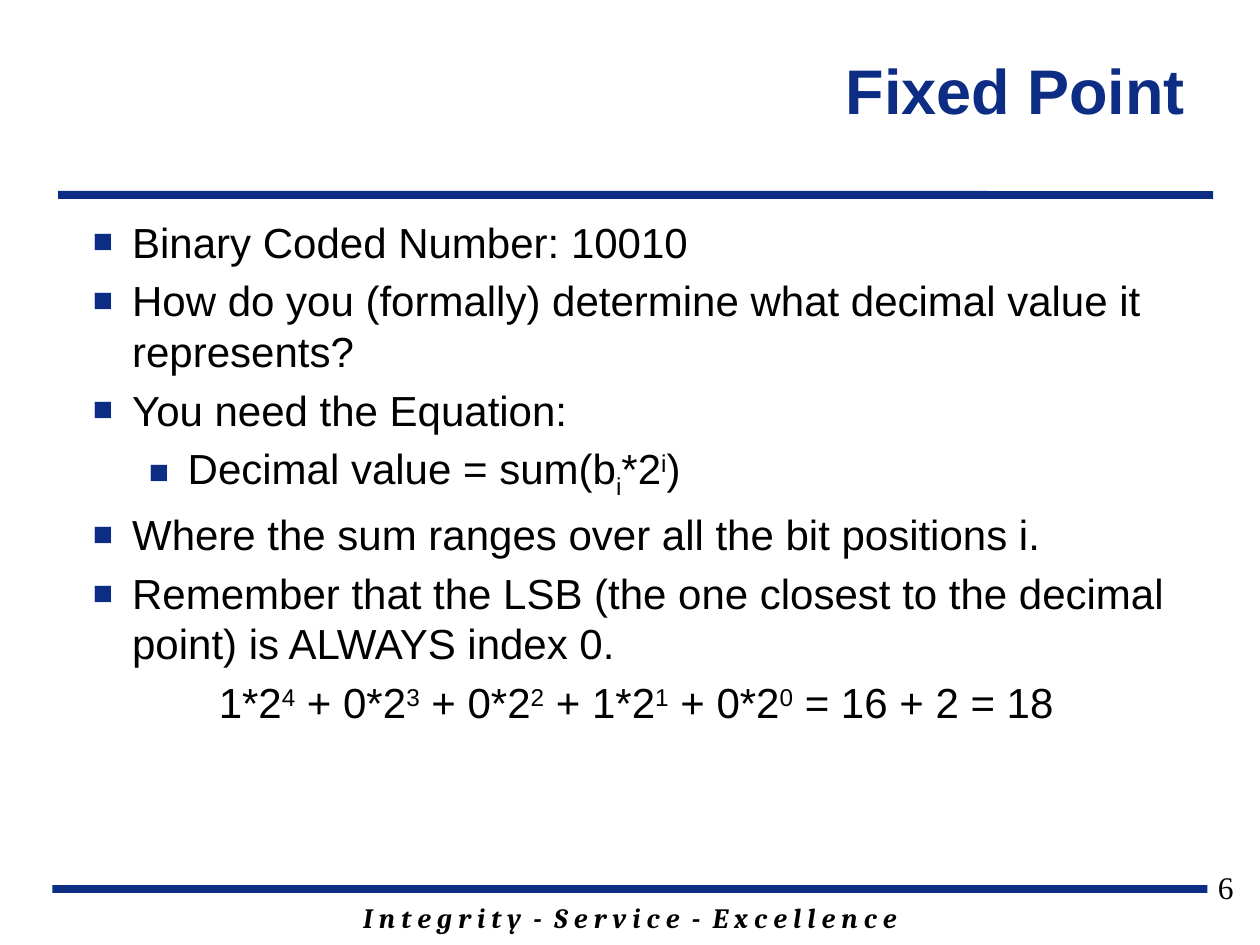
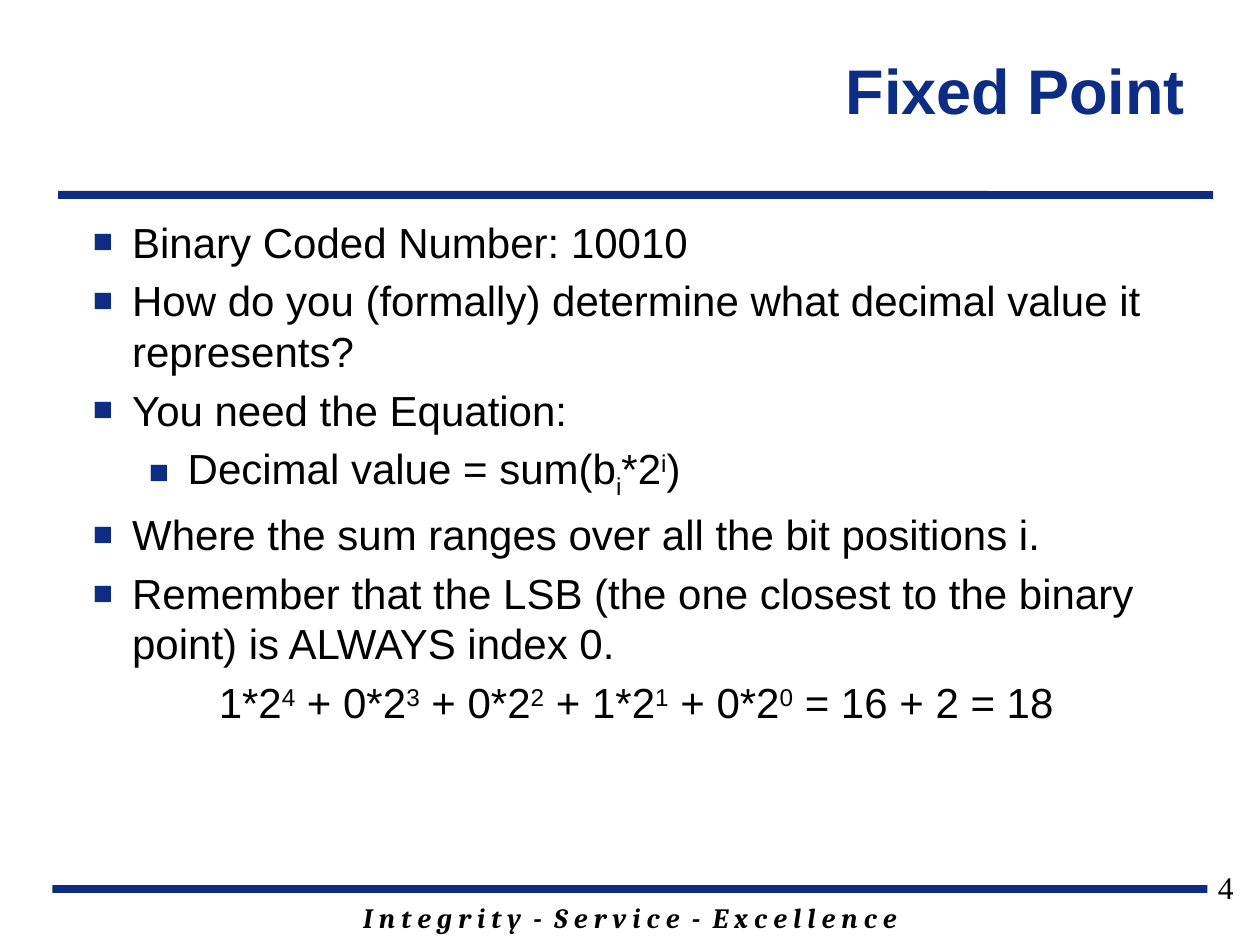
Before and after one commit to jfalkinburg/ECE383_web, a slide deck: slide 4 of lecture/slides/ECE_383_Lec23.pptx (slide 6 before the commit). Drawn at 1260x945 pixels with LibreOffice and Linux fonts; fonts in the diff are those of the drawing; background and template pictures are left out. Boxes give left, top, right and bottom in pixels: in the first picture for what was removed or moved away, otherwise in the second. Text is boxed around its words. In the diff, an @@ line names an element or a change of style, - is before the commit and + after.

```diff
--- a/lecture/slides/ECE_383_Lec23.pptx
+++ b/lecture/slides/ECE_383_Lec23.pptx
@@ text at <box>132,578,1133,668</box>: text changed @@
-■ Remember that the LSB (the one closest to the decimal point) is ALWAYS index 0.
+■ Remember that the LSB (the one closest to the binary point) is ALWAYS index 0.
@@ page number at <box>1218,878,1234,899</box>: text changed @@
-6
+4
```
Also in this commit, not shown: 6 other slides changed, 4 slides added, 1 slide removed, 4 other files.
